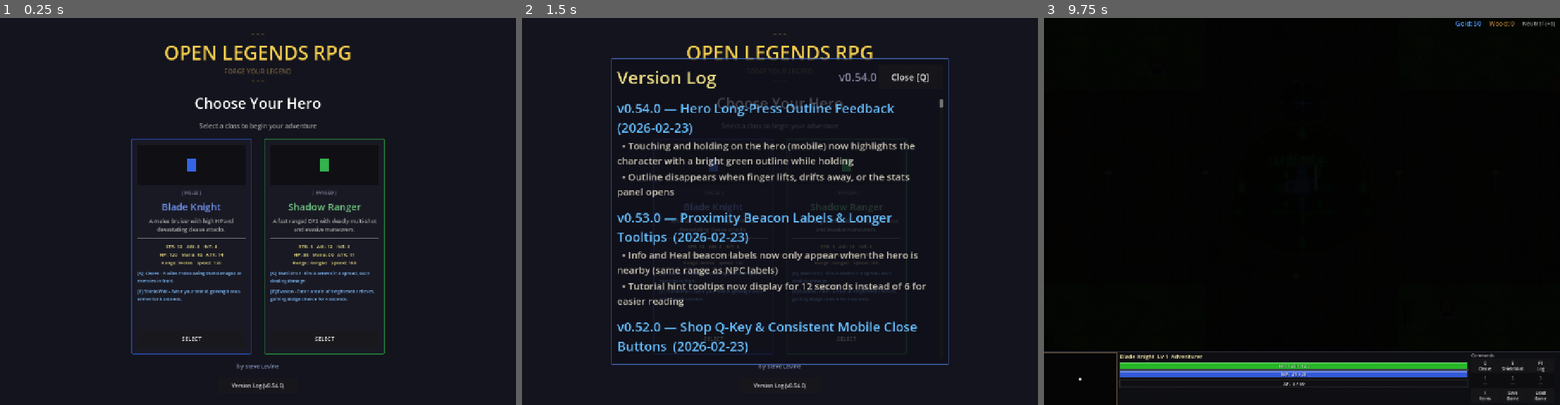
Above: before the commit, frames 1-3 (left to right).
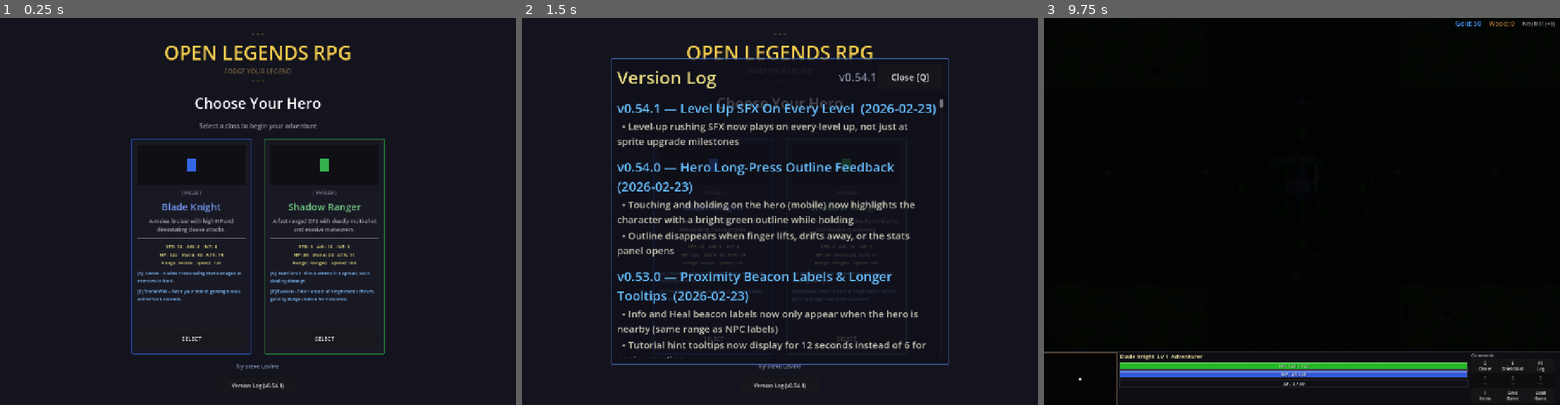
Above: after the commit, the same moments.

Repository: slxny/legends-open-rpg
Game: Godot game, scene res://scenes/main.tscn
The game is run twice, just before and just after one commit, with the same random seed, the same clock (stepped at 60 frames per second) and the same inputs.
Inputs (mouse positions are in pixels of both pictures, inside the frame that each line leads up to):
- Up to frame 1 (0.25 s): no input
- Up to frame 2 (1.5 s): click "Version Log (v0.54.0)" (after the commit: "Version Log (v0.54.1)") at 0.5 s; click "SELECT" at 1.25 s
- Up to frame 3 (9.75 s): click "SELECT" at 2 s; tap Enter at 2.75, 4.25, 5.75 s; move the mouse to (1415, 192) at 2.77 s; hold D (move_right) 2.78-3.5 s; hold Q (ability_1) 2.78-3.5 s; click (1415, 192) at 2.92 s; tap Space (attack) at 3.5, 6.5 s; drag from (1198, 230) to (1276, 288) at 3.52 s; move the mouse to (1353, 126) at 4.27 s; hold D (move_right) 4.28-5 s; hold Space (attack) 4.28-5 s; drag from (1276, 288) to (1147, 153) at 5.02 s; move the mouse to (1456, 269) at 5.77 s; hold A (move_left) 5.78-6.5 s; tap 1 at 5.85 s; drag from (1147, 153) to (1224, 114) at 6.52 s; move the mouse to (1327, 211) at 7.27 s; hold S (move_down) 7.28-8 s; tap 3 at 7.35 s; click (1327, 211) at 7.42 s; drag from (1224, 114) to (1198, 230) at 8.02 s; move the mouse to (1415, 192) at 8.77 s; hold W (move_up) 8.78-9.5 s; hold Q (ability_1) 8.78-9.5 s; drag from (1198, 230) to (1276, 288) at 9.52 s

The runs differ from the first frame. In frame 1, less than 0.1% of the frame differs, in the area x 54-55%, y 94-96%; in frame 2, 11%, in the area x 18-81%, y 14-96%; in frame 3, nothing differs.

Commit message:
Play level-up SFX on every level, not just sprite upgrade tiers
The rushing level_up sound was only triggered inside the sprite
upgrade tier check (every 5 levels). Moved the play_sfx call
before the tier check so it fires on every single level up.

https://claude.ai/code/session_01L3b9EJLMRKJDXXWSLJCZYh

Diff:
--- a/scenes/player/player.gd
+++ b/scenes/player/player.gd
@@ -2653,6 +2653,7 @@
 ## Sprite upgrade at level milestones (5, 10, 15, ... 50)
 func _on_level_up_sprite_upgrade(new_level: int) -> void:
 	_sync_to_death_counters()
+	AudioManager.play_sfx("level_up")
 	# Check if we hit a sprite upgrade tier
 	var tier = 0
 	for threshold in SPRITE_UPGRADE_LEVELS:
@@ -2661,7 +2662,6 @@
 	if tier > _current_sprite_tier:
 		_current_sprite_tier = tier
 		_apply_sprite_upgrade(tier)
-		AudioManager.play_sfx("level_up")
 
 func _apply_sprite_upgrade(tier: int) -> void:
 	# Try to load tier-specific texture: e.g. blade_knight_t2
--- a/scenes/ui/changelog_dialog.gd
+++ b/scenes/ui/changelog_dialog.gd
@@ -9,9 +9,17 @@
 var _is_visible: bool = false
 var _is_mobile: bool = false
 
-const GAME_VERSION := "v0.54.0"
+const GAME_VERSION := "v0.54.1"
 
 const CHANGELOG: Array[Dictionary] = [
+	{
+		"version": "v0.54.1",
+		"title": "Level Up SFX On Every Level",
+		"date": "2026-02-23",
+		"entries": [
+			"Level-up rushing SFX now plays on every level up, not just at sprite upgrade milestones",
+		]
+	},
 	{
 		"version": "v0.54.0",
 		"title": "Hero Long-Press Outline Feedback",
